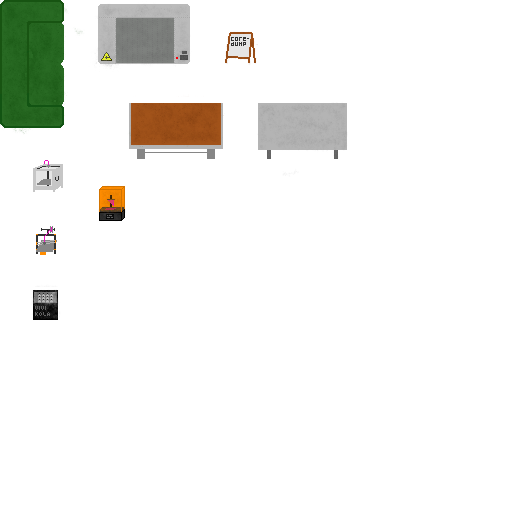
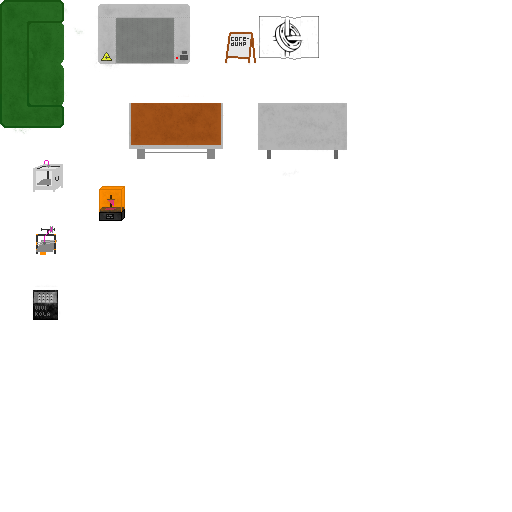
Before/after of a 512×512 layered artwork. What changed in the layer stack:
added layer "Paint Layer 4 (pasted)" above "Sofa" over <box>259,16,319,60</box>
painted on "Lasercutter" over <box>259,16,319,60</box>
painted on "Schild" over <box>259,16,319,60</box>
painted on "Werkbank" over <box>259,16,319,60</box>
